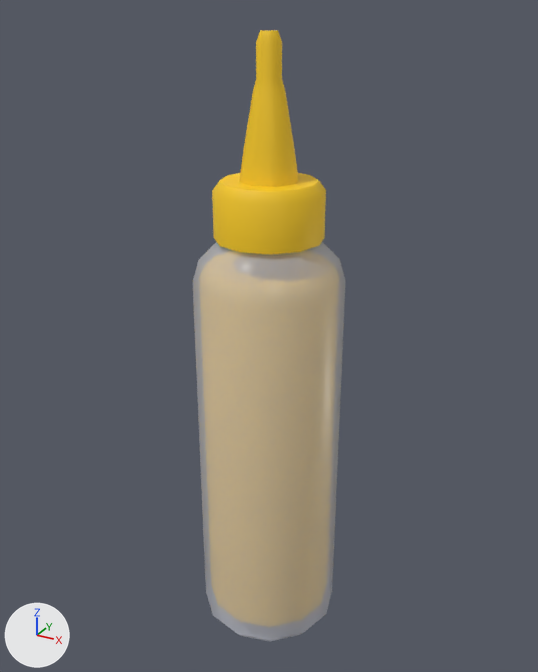
The glTF model godot/modelos/accesorios/pomo_aderezo.glb, before and after one commit.
One viewpoint serves both versions: a 50 mm camera at (0.125, -0.227, 0.241) aimed at (-0.002, 0.003, 0.126). The axes (+X, +Y, +Z) are drawn at lower left. The lights are the same throughout. The first picture is the older version. Objects named as collision shapes, trigger or cutter boxes, shadow casters or lower levels of detail are left out. Where no turn or scale is listed for an object, it has been applied to the vertices.

The scene before the commit, as lines of its bpy script (objects in view):
```python
me_pieza_tapa = bpy.data.meshes.new('pieza_tapa')
me_pieza_tapa.from_pydata(...)  # 98 vertices, 172 faces; spans x -0.0198..0.0198, y -0.0198..0.0198, z 0.1655..0.235
me_pieza_tapa.materials.append(mat_m_amarillo)  # yellow #facc1a
me_pomo_aderezo_envase = bpy.data.meshes.new('pomo_aderezo_envase')
me_pomo_aderezo_envase.from_pydata(...)  # 86 vertices, 168 faces; spans x -0.028..0.028, y -0.028..0.028, z 0.0..0.172
me_pomo_aderezo_envase.materials.append(mat_m_bolsaplastica)  # white #ebf0ff
ob_pieza_tapa = bpy.data.objects.new('pieza_tapa', me_pieza_tapa)
ob_pieza_tapa.location = (0.0, 0.0, 0.0)
ob_pomo_aderezo_envase = bpy.data.objects.new('pomo_aderezo_envase', me_pomo_aderezo_envase)
ob_pomo_aderezo_envase.location = (0.0, 0.0, 0.0)
```
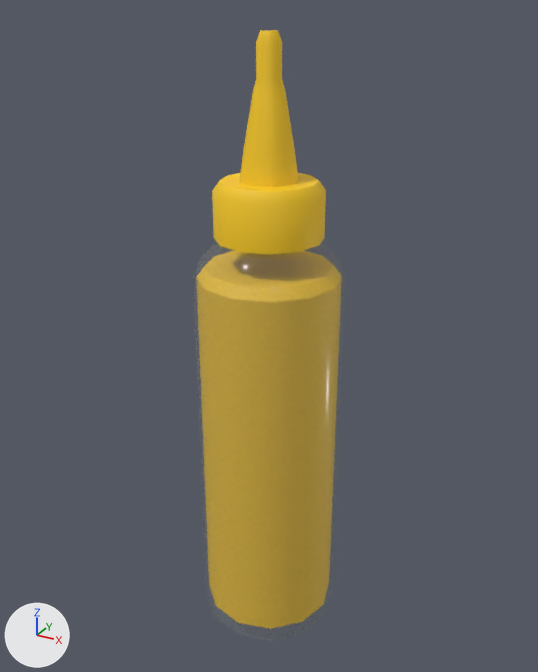
Where the change shows, as pixel boxes [x1, y1, x2, y2] in the pictures (538 x 672 px):
'pomo_aderezo_envase', recoloured
    both: [193, 242, 345, 642]

The change in detail:
Material 'M_PlasticoClaro' (mat_m_plasticoclaro) is new.
Its base color is (0.262, 0.292, 0.323) (grey #8c939a).
Its roughness is 0.15.
Its alpha is 0.15.
me_pomo_aderezo_envase has 86 vertices, 168 faces and spans x -0.028..0.028, y -0.028..0.028, z 0.0..0.172.
me_pomo_aderezo_envase no longer uses material mat_m_bolsaplastica (white #ebf0ff).
me_pomo_aderezo_envase gains material mat_m_plasticoclaro (grey #8c939a).
